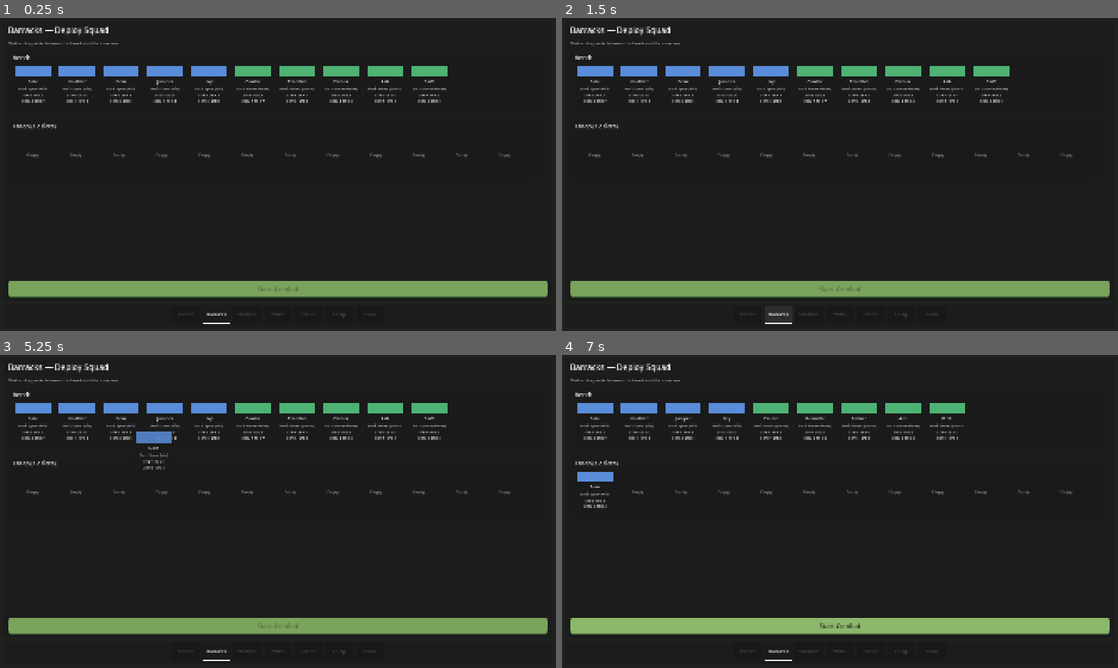
Above: before the commit, frames 1-4 (two rows, left to right).
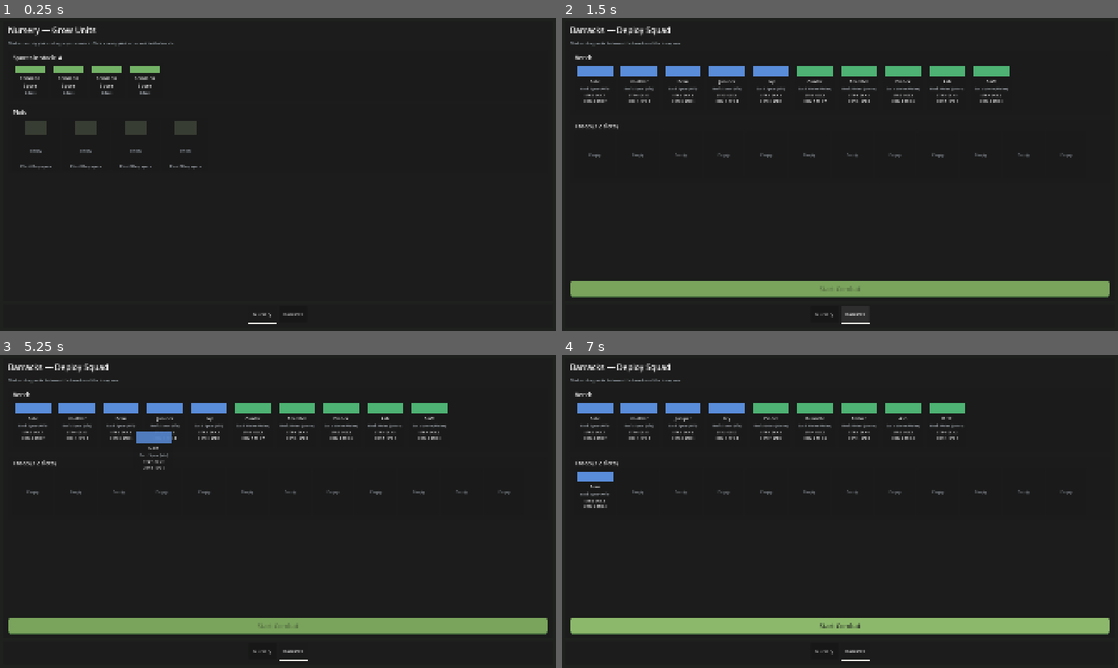
Above: after the commit, the same moments.

Repository: stonecauldron/mycelium-prototype
Game: Godot game, scene res://scenes/base/Base.tscn
Same seed, same stepped clock (60 frames per second), same inputs: the game is played once before the commit and once after it.
Inputs (mouse positions are in pixels of both pictures, inside the frame that each line leads up to):
- Up to frame 1 (0.25 s): no input
- Up to frame 2 (1.5 s): click "Barracks" (after the commit: "Nursery") at 0.5 s; click "Barracks" at 1.25 s
- Up to frame 3 (5.25 s): click "Barracks" (after the commit: "Nursery") at 2 s; click "Barracks" at 2.75 s; click "Barracks" (after the commit: "Nursery") at 3.5 s; click "Barracks" at 4.25 s; tap Enter at 5 s; drag from (33, 423) to (333, 442) at 5.02 s
- Up to frame 4 (7 s): drag from (639, 423) to (812, 574) at 5.77 s; move the mouse to (684, 423) at 6.52 s; click (684, 423) at 6.67 s

The runs differ from the first frame. In frame 1, 10% of the frame differs, in the area x 1-99%, y 2-98%; in frame 2, 0.1%; in frame 3, 0.1%; in frame 4, 0.1%.

Commit message:
Add nursery growth loop and weaken enemy roster tiers.
Co-authored-by: Cursor <cursoragent@cursor.com>

Diff:
--- /dev/null
+++ b/data/spores/common_spore.tres
@@ -0,0 +1,8 @@
+[gd_resource type="Resource" script_class="SporeData" load_steps=2 format=3]
+
+[ext_resource type="Script" path="res://scripts/nursery/SporeData.gd" id="1_spore"]
+
+[resource]
+script = ExtResource("1_spore")
+display_name = "Common Spore"
+days_to_mature = 2
--- /dev/null
+++ b/scenes/base/PlotTile.tscn
@@ -0,0 +1,50 @@
+[gd_scene load_steps=3 format=3]
+
+[ext_resource type="Script" path="res://scripts/base/PlotTile.gd" id="1_tile"]
+[ext_resource type="Theme" path="res://themes/default.tres" id="2_theme"]
+
+[node name="PlotTile" type="PanelContainer"]
+custom_minimum_size = Vector2(160, 180)
+theme = ExtResource("2_theme")
+script = ExtResource("1_tile")
+
+[node name="Margin" type="MarginContainer" parent="."]
+layout_mode = 2
+mouse_filter = 2
+theme_type_variation = &"SlotMargin"
+
+[node name="Stack" type="VBoxContainer" parent="Margin"]
+layout_mode = 2
+mouse_filter = 2
+theme_type_variation = &"TightVBox"
+
+[node name="VisualHost" type="CenterContainer" parent="Margin/Stack"]
+unique_name_in_owner = true
+custom_minimum_size = Vector2(0, 64)
+layout_mode = 2
+size_flags_horizontal = 3
+mouse_filter = 2
+
+[node name="PlaceholderVisual" type="ColorRect" parent="Margin/Stack/VisualHost"]
+unique_name_in_owner = true
+custom_minimum_size = Vector2(72, 48)
+layout_mode = 2
+mouse_filter = 2
+color = Color(0.22, 0.24, 0.2, 1)
+
+[node name="StateLabel" type="Label" parent="Margin/Stack"]
+unique_name_in_owner = true
+layout_mode = 2
+size_flags_vertical = 3
+theme_type_variation = &"PlaceholderLabel"
+text = "Empty"
+horizontal_alignment = 1
+vertical_alignment = 1
+autowrap_mode = 3
+
+[node name="HintLabel" type="Label" parent="Margin/Stack"]
+unique_name_in_owner = true
+layout_mode = 2
+theme_type_variation = &"CardMetaLabel"
+text = "Plant"
+horizontal_alignment = 1
--- /dev/null
+++ b/scenes/base/SporeCard.tscn
@@ -0,0 +1,40 @@
+[gd_scene load_steps=3 format=3]
+
+[ext_resource type="Script" path="res://scripts/base/SporeCard.gd" id="1_card"]
+[ext_resource type="Theme" path="res://themes/default.tres" id="2_theme"]
+
+[node name="SporeCard" type="PanelContainer"]
+clip_contents = true
+custom_minimum_size = Vector2(120, 100)
+theme = ExtResource("2_theme")
+script = ExtResource("1_card")
+
+[node name="Margin" type="MarginContainer" parent="."]
+layout_mode = 2
+theme_type_variation = &"CardMargin"
+
+[node name="VBox" type="VBoxContainer" parent="Margin"]
+layout_mode = 2
+theme_type_variation = &"CardVBox"
+
+[node name="Swatch" type="ColorRect" parent="Margin/VBox"]
+unique_name_in_owner = true
+custom_minimum_size = Vector2(0, 24)
+layout_mode = 2
+size_flags_horizontal = 3
+color = Color(0.45, 0.7, 0.4, 1)
+
+[node name="NameLabel" type="Label" parent="Margin/VBox"]
+unique_name_in_owner = true
+layout_mode = 2
+theme_type_variation = &"CardNameLabel"
+text = "Spore"
+horizontal_alignment = 1
+autowrap_mode = 3
+
+[node name="DaysLabel" type="Label" parent="Margin/VBox"]
+unique_name_in_owner = true
+layout_mode = 2
+theme_type_variation = &"CardMetaLabel"
+text = "2 days"
+horizontal_alignment = 1
--- /dev/null
+++ b/scenes/base/screens/NurseryScreen.tscn
@@ -0,0 +1,94 @@
+[gd_scene load_steps=3 format=3]
+
+[ext_resource type="Script" path="res://scripts/base/NurseryScreen.gd" id="1_screen"]
+[ext_resource type="Theme" path="res://themes/default.tres" id="2_theme"]
+
+[node name="NurseryScreen" type="Control"]
+layout_mode = 3
+anchors_preset = 15
+anchor_right = 1.0
+anchor_bottom = 1.0
+grow_horizontal = 2
+grow_vertical = 2
+theme = ExtResource("2_theme")
+script = ExtResource("1_screen")
+
+[node name="Margin" type="MarginContainer" parent="."]
+layout_mode = 1
+anchors_preset = 15
+anchor_right = 1.0
+anchor_bottom = 1.0
+grow_horizontal = 2
+grow_vertical = 2
+theme_type_variation = &"ScreenMargin"
+
+[node name="RootVBox" type="VBoxContainer" parent="Margin"]
+layout_mode = 2
+theme_type_variation = &"SectionVBox"
+
+[node name="Header" type="Label" parent="Margin/RootVBox"]
+layout_mode = 2
+theme_type_variation = &"PageTitleLabel"
+text = "Nursery — Grow Units"
+
+[node name="Subtitle" type="Label" parent="Margin/RootVBox"]
+layout_mode = 2
+theme_type_variation = &"PageSubtitleLabel"
+text = "Click an empty plot or drag a spore onto it. Click a ready plot to harvest to the bench."
+
+[node name="StockPanel" type="PanelContainer" parent="Margin/RootVBox"]
+custom_minimum_size = Vector2(0, 160)
+layout_mode = 2
+
+[node name="StockMargin" type="MarginContainer" parent="Margin/RootVBox/StockPanel"]
+layout_mode = 2
+theme_type_variation = &"PanelInnerMargin"
+
+[node name="StockVBox" type="VBoxContainer" parent="Margin/RootVBox/StockPanel/StockMargin"]
+layout_mode = 2
+theme_type_variation = &"TightVBox"
+
+[node name="StockLabel" type="Label" parent="Margin/RootVBox/StockPanel/StockMargin/StockVBox"]
+unique_name_in_owner = true
+layout_mode = 2
+theme_type_variation = &"SectionTitleLabel"
+text = "Spores in stock: 0"
+
+[node name="StockRow" type="HBoxContainer" parent="Margin/RootVBox/StockPanel/StockMargin/StockVBox"]
+unique_name_in_owner = true
+custom_minimum_size = Vector2(0, 100)
+layout_mode = 2
+theme_type_variation = &"TightHBox"
+
+[node name="PlotsPanel" type="PanelContainer" parent="Margin/RootVBox"]
+custom_minimum_size = Vector2(0, 220)
+layout_mode = 2
+
+[node name="PlotsMargin" type="MarginContainer" parent="Margin/RootVBox/PlotsPanel"]
+layout_mode = 2
+theme_type_variation = &"PanelInnerMargin"
+
+[node name="PlotsVBox" type="VBoxContainer" parent="Margin/RootVBox/PlotsPanel/PlotsMargin"]
+layout_mode = 2
+theme_type_variation = &"TightVBox"
+
+[node name="PlotsTitle" type="Label" parent="Margin/RootVBox/PlotsPanel/PlotsMargin/PlotsVBox"]
+layout_mode = 2
+theme_type_variation = &"SectionTitleLabel"
+text = "Plots"
+
+[node name="PlotRow" type="HBoxContainer" parent="Margin/RootVBox/PlotsPanel/PlotsMargin/PlotsVBox"]
+unique_name_in_owner = true
+custom_minimum_size = Vector2(0, 180)
+layout_mode = 2
+theme_type_variation = &"TightHBox"
+
+[node name="Spacer" type="Control" parent="Margin/RootVBox"]
+layout_mode = 2
+size_flags_vertical = 3
+
+[node name="StatusLabel" type="Label" parent="Margin/RootVBox"]
+unique_name_in_owner = true
+layout_mode = 2
+theme_type_variation = &"PageSubtitleLabel"
+text = ""
--- a/scripts/DaySummaryFeed.gd
+++ b/scripts/DaySummaryFeed.gd
@@ -25,6 +25,10 @@
 	)
 
 
+static func add_nursery_matured(spore_name: String, plot_index: int) -> void:
+	add_entry("%s matured in plot %d" % [spore_name, plot_index + 1])
+
+
 static func take_entries() -> Array[Dictionary]:
 	var copy: Array[Dictionary] = []
 	copy.assign(entries)
--- a/scripts/GameOver.gd
+++ b/scripts/GameOver.gd
@@ -11,5 +11,5 @@
 
 
 func _on_restart_pressed() -> void:
-	GameState.troop.reset()
+	GameState.reset_run()
 	SceneTransition.change_scene(_BASE_SCENE_PATH)
--- a/scripts/GameState.gd
+++ b/scripts/GameState.gd
@@ -2,3 +2,15 @@
 
 ## Session owner for persistent run state.
 var troop: TroopData = TroopData.new()
+var nursery: NurseryData = NurseryData.new()
+var current_day: int = 0
+
+
+func ensure_nursery_seeded() -> void:
+	nursery.seed_if_empty()
+
+
+func reset_run() -> void:
+	troop.reset()
+	nursery.reset()
+	current_day = 0
--- a/scripts/base/Base.gd
+++ b/scripts/base/Base.gd
@@ -1,25 +1,21 @@
 extends Control
 
-enum TabId { TAVERN, BARRACKS, STOCKPILE, WILDS, SHRINE, CAMP, RUINS }
+enum TabId { NURSERY, BARRACKS }
 
 const TAB_DEFS := [
-	{"id": TabId.TAVERN, "label": "Tavern", "enabled": false},
+	{"id": TabId.NURSERY, "label": "Nursery", "enabled": true},
 	{"id": TabId.BARRACKS, "label": "Barracks", "enabled": true},
-	{"id": TabId.STOCKPILE, "label": "Stockpile", "enabled": false},
-	{"id": TabId.WILDS, "label": "Wilds", "enabled": false},
-	{"id": TabId.SHRINE, "label": "Shrine", "enabled": false},
-	{"id": TabId.CAMP, "label": "Camp", "enabled": false},
-	{"id": TabId.RUINS, "label": "Ruins", "enabled": false},
 ]
 
 const SCREEN_SCENES := {
+	TabId.NURSERY: preload("res://scenes/base/screens/NurseryScreen.tscn"),
 	TabId.BARRACKS: preload("res://scenes/base/screens/TroopSelectionScreen.tscn"),
 }
 
 @onready var _content_host: Control = %ContentHost
 @onready var _tab_bar: HBoxContainer = %TabBar
 
-var _current_tab: TabId = TabId.BARRACKS
+var _current_tab: TabId = TabId.NURSERY
 var _current_screen: BaseScreen
 var _tab_buttons: Dictionary = {}
 var _tab_underlines: Dictionary = {}
@@ -27,7 +23,7 @@
 
 func _ready() -> void:
 	_build_tab_bar()
-	_select_tab(TabId.BARRACKS)
+	_select_tab(TabId.NURSERY)
 
 
 func _build_tab_bar() -> void:
--- /dev/null
+++ b/scripts/base/NurseryScreen.gd
@@ -0,0 +1,108 @@
+class_name NurseryScreen
+extends BaseScreen
+
+const _PLOT_TILE_SCENE := preload("res://scenes/base/PlotTile.tscn")
+const _SPORE_CARD_SCENE := preload("res://scenes/base/SporeCard.tscn")
+
+@onready var _stock_label: Label = %StockLabel
+@onready var _stock_row: HBoxContainer = %StockRow
+@onready var _plot_row: HBoxContainer = %PlotRow
+@onready var _status_label: Label = %StatusLabel
+
+var _tiles: Array[PlotTile] = []
+
+
+func _ready() -> void:
+	_build_plot_tiles()
+	_hydrate_and_refresh()
+
+
+func on_screen_shown() -> void:
+	_hydrate_and_refresh()
+
+
+func _hydrate_and_refresh() -> void:
+	GameState.ensure_nursery_seeded()
+	_refresh()
+
+
+func _build_plot_tiles() -> void:
+	for child in _plot_row.get_children():
+		child.queue_free()
+	_tiles.clear()
+	for i in NurseryData.PLOT_COUNT:
+		var tile: PlotTile = _PLOT_TILE_SCENE.instantiate()
+		_plot_row.add_child(tile)
+		tile.plot_pressed.connect(_on_plot_pressed)
+		tile.spore_dropped.connect(_on_spore_dropped)
+		_tiles.append(tile)
+
+
+func _refresh() -> void:
+	var nursery := GameState.nursery
+	var can_plant := not nursery.spore_stock.is_empty()
+	_stock_label.text = "Spores in stock: %d" % nursery.spore_stock.size()
+	_rebuild_stock_cards()
+	for i in _tiles.size():
+		var plot := nursery.plots[i] as NurseryPlotData if i < nursery.plots.size() else null
+		_tiles[i].setup(i, plot, can_plant)
+
+
+func _rebuild_stock_cards() -> void:
+	for child in _stock_row.get_children():
+		child.queue_free()
+	var stock := GameState.nursery.spore_stock
+	for i in stock.size():
+		var spore := stock[i] as SporeData
+		if spore == null:
+			continue
+		var card: SporeCard = _SPORE_CARD_SCENE.instantiate()
+		_stock_row.add_child(card)
+		card.setup(spore, i)
+
+
+func _on_plot_pressed(tile: PlotTile) -> void:
+	var nursery := GameState.nursery
+	if tile.plot_index < 0 or tile.plot_index >= nursery.plots.size():
+		return
+	var plot := nursery.plots[tile.plot_index] as NurseryPlotData
+	if plot == null:
+		return
+
+	match plot.get_state():
+		NurseryPlotData.State.EMPTY:
+			if nursery.spore_stock.is_empty():
+				_set_status("No spores left")
+				return
+			if nursery.plant(tile.plot_index):
+				_set_status("Planted spore in plot %d" % (tile.plot_index + 1))
+				_refresh()
+			else:
+				_set_status("Could not plant")
+		NurseryPlotData.State.GROWING:
+			_set_status("Still growing")
+		NurseryPlotData.State.READY:
+			var unit := nursery.harvest(tile.plot_index)
+			if unit == null:
+				_set_status("Could not harvest")
+				return
+			if not GameState.troop.is_seeded():
+				var empty_bench: Array[RosterUnitData] = []
+				GameState.troop.seed_if_empty(empty_bench)
+			GameState.troop.bench.append(unit)
+			GameState.troop.sort_bench()
+			_set_status("Harvested %s → bench" % unit.display_name)
+			_refresh()
+
+
+func _on_spore_dropped(tile: PlotTile, stock_index: int) -> void:
+	var nursery := GameState.nursery
+	if nursery.plant(tile.plot_index, stock_index):
+		_set_status("Planted spore in plot %d" % (tile.plot_index + 1))
+		_refresh()
+	else:
+		_set_status("Could not plant")
+
+
+func _set_status(text: String) -> void:
+	_status_label.text = text
--- /dev/null
+++ b/scripts/base/PlotTile.gd
@@ -0,0 +1,136 @@
+class_name PlotTile
+extends PanelContainer
+
+signal plot_pressed(tile: PlotTile)
+signal spore_dropped(tile: PlotTile, stock_index: int)
+
+const TILE_SIZE := Vector2(160, 180)
+
+var plot_index: int = 0
+var _plot: NurseryPlotData
+var _can_plant: bool = false
+var _base_modulate: Color = Color.WHITE
+
+@onready var _visual_host: CenterContainer = %VisualHost
+@onready var _placeholder: ColorRect = %PlaceholderVisual
+@onready var _state_label: Label = %StateLabel
+@onready var _hint_label: Label = %HintLabel
+
+
+func _ready() -> void:
+	mouse_filter = Control.MOUSE_FILTER_STOP
+	custom_minimum_size = TILE_SIZE
+	_base_modulate = modulate
+	_set_children_mouse_filter_ignore(self)
+	mouse_filter = Control.MOUSE_FILTER_STOP
+	mouse_exited.connect(clear_drop_highlight)
+	if _plot != null:
+		_refresh()
+
+
+func setup(index: int, plot: NurseryPlotData, can_plant: bool = false) -> void:
+	plot_index = index
+	_plot = plot
+	_can_plant = can_plant
+	if is_node_ready():
+		_refresh()
+	else:
+		ready.connect(_refresh, CONNECT_ONE_SHOT)
+
+
+func clear_drop_highlight() -> void:
+	modulate = _base_modulate
+
+
+func _set_children_mouse_filter_ignore(node: Node) -> void:
+	for child in node.get_children():
+		if child is Control:
+			(child as Control).mouse_filter = Control.MOUSE_FILTER_IGNORE
+		_set_children_mouse_filter_ignore(child)
+
+
+func _refresh() -> void:
+	if _plot == null:
+		_state_label.text = "—"
+		_hint_label.text = ""
+		_apply_visual_state()
+		return
+
+	match _plot.get_state():
+		NurseryPlotData.State.EMPTY:
+			_state_label.text = "Empty"
+			_hint_label.text = "Plant / Drop spore" if _can_plant else "No spores"
+			modulate = Color(1, 1, 1, 1.0) if _can_plant else Color(1, 1, 1, 0.65)
+			_base_modulate = modulate
+		NurseryPlotData.State.GROWING:
+			var spore_name := _plot.planted_spore.display_name if _plot.planted_spore else "Spore"
+			var needed := _plot.planted_spore.days_to_mature if _plot.planted_spore else 0
+			_state_label.text = "%s\nDay %d/%d" % [spore_name, _plot.days_grown, needed]
+			_hint_label.text = "Growing"
+			modulate = Color.WHITE
+			_base_modulate = modulate
+		NurseryPlotData.State.READY:
+			var ready_name := _plot.planted_spore.display_name if _plot.planted_spore else "Spore"
+			_state_label.text = ready_name
+			_hint_label.text = "Ready to harvest"
+			modulate = Color.WHITE
+			_base_modulate = modulate
+	_apply_visual_state()
+
+
+func _apply_visual_state() -> void:
+	## Hook for future plot art. Placeholder color encodes state for now.
+	if _placeholder == null:
+		return
+	if _plot == null:
+		_placeholder.color = Color(0.2, 0.22, 0.2, 1.0)
+		return
+	match _plot.get_state():
+		NurseryPlotData.State.EMPTY:
+			_placeholder.color = Color(0.22, 0.24, 0.2, 1.0)
+		NurseryPlotData.State.GROWING:
+			_placeholder.color = Color(0.28, 0.42, 0.28, 1.0)
+		NurseryPlotData.State.READY:
+			_placeholder.color = Color(0.45, 0.7, 0.35, 1.0)
+	# Keep VisualHost available for later TextureRect / sprout scenes.
+	if _visual_host != null:
+		_visual_host.visible = true
+
+
+func _gui_input(event: InputEvent) -> void:
+	if event is InputEventMouseButton:
+		var mouse := event as InputEventMouseButton
+		if mouse.button_index == MOUSE_BUTTON_LEFT and mouse.pressed:
+			plot_pressed.emit(self)
+			accept_event()
+
+
+func _can_drop_data(_at_position: Vector2, data: Variant) -> bool:
+	if typeof(data) != TYPE_DICTIONARY:
+		clear_drop_highlight()
+		return false
+	if str(data.get("type", "")) != "spore":
+		clear_drop_highlight()
+		return false
+	if _plot == null or _plot.get_state() != NurseryPlotData.State.EMPTY:
+		clear_drop_highlight()
+		return false
+	if not _can_plant:
+		clear_drop_highlight()
+		return false
+	modulate = Color(0.7, 1.0, 0.75, 1.0)
+	return true
+
+
+func _drop_data(_at_position: Vector2, data: Variant) -> void:
+	clear_drop_highlight()
+	if typeof(data) != TYPE_DICTIONARY:
+		return
+	if str(data.get("type", "")) != "spore":
+		return
+	spore_dropped.emit(self, int(data.get("stock_index", 0)))
+
+
+func _notification(what: int) -> void:
+	if what == NOTIFICATION_DRAG_END:
+		clear_drop_highlight()
--- /dev/null
+++ b/scripts/base/SporeCard.gd
@@ -0,0 +1,72 @@
+class_name SporeCard
+extends PanelContainer
+
+const CARD_SIZE := Vector2(120, 100)
+
+var spore: SporeData
+var stock_index: int = 0
+
+@onready var _name_label: Label = %NameLabel
+@onready var _days_label: Label = %DaysLabel
+@onready var _swatch: ColorRect = %Swatch
+
+
+func setup(spore_data: SporeData, index: int) -> void:
+	spore = spore_data
+	stock_index = index
+	if is_node_ready():
+		_refresh()
+	else:
+		ready.connect(_refresh, CONNECT_ONE_SHOT)
+
+
+func reset_compact_layout() -> void:
+	set_anchors_and_offsets_preset(Control.PRESET_TOP_LEFT)
+	anchor_right = anchor_left
+	anchor_bottom = anchor_top
+	offset_left = 0.0
+	offset_top = 0.0
+	offset_right = CARD_SIZE.x
+	offset_bottom = CARD_SIZE.y
+	custom_minimum_size = CARD_SIZE
+	size = CARD_SIZE
+	size_flags_horizontal = Control.SIZE_SHRINK_BEGIN
+	size_flags_vertical = Control.SIZE_SHRINK_BEGIN
+
+
+func _ready() -> void:
+	mouse_filter = Control.MOUSE_FILTER_STOP
+	_set_children_mouse_filter_ignore(self)
+	mouse_filter = Control.MOUSE_FILTER_STOP
+	reset_compact_layout()
+	if spore != null:
+		_refresh()
+
+
+func _set_children_mouse_filter_ignore(node: Node) -> void:
+	for child in node.get_children():
+		if child is Control:
+			(child as Control).mouse_filter = Control.MOUSE_FILTER_IGNORE
+		_set_children_mouse_filter_ignore(child)
+
+
+func _refresh() -> void:
+	if spore == null:
+		return
+	_name_label.text = spore.display_name
+	_days_label.text = "%d days" % spore.days_to_mature
+	_swatch.color = Color(0.45, 0.7, 0.4, 1.0)
+
+
+func _get_drag_data(_at_position: Vector2) -> Variant:
+	if spore == null:
+		return null
+	var preview := duplicate() as SporeCard
+	preview.modulate = Color(1, 1, 1, 0.85)
+	preview.reset_compact_layout()
+	set_drag_preview(preview)
+	return {
+		"type": "spore",
+		"stock_index": stock_index,
+		"spore": spore,
+	}
--- a/scripts/base/TroopSelectionScreen.gd
+++ b/scripts/base/TroopSelectionScreen.gd
@@ -248,7 +248,7 @@
 func _make_default_enemy_roster() -> Array[RosterUnitData]:
 	var enemy: Array[RosterUnitData] = []
 	for i in 4:
-		enemy.append(_make_unit("Enemy Melee %d" % (i + 1), UnitStatsData.PowerTier.AVERAGE, _MELEE_WEAPON))
+		enemy.append(_make_unit("Enemy Melee %d" % (i + 1), UnitStatsData.PowerTier.WEAK, _MELEE_WEAPON))
 	for i in 4:
-		enemy.append(_make_unit("Enemy Spear %d" % (i + 1), UnitStatsData.PowerTier.AVERAGE, _SPEAR_WEAPON))
+		enemy.append(_make_unit("Enemy Spear %d" % (i + 1), UnitStatsData.PowerTier.WEAK, _SPEAR_WEAPON))
 	return enemy
--- a/scripts/combat/CombatStage.gd
+++ b/scripts/combat/CombatStage.gd
@@ -133,6 +133,14 @@
 		DaySummaryFeed.clear()
 		for unit in _fallen_units:
 			DaySummaryFeed.add_fallen_unit(unit)
+		GameState.ensure_nursery_seeded()
+		GameState.current_day += 1
+		var matured := GameState.nursery.advance_day()
+		for entry in matured:
+			DaySummaryFeed.add_nursery_matured(
+				str(entry.get("spore_name", "Spore")),
+				int(entry.get("plot_index", 0))
+			)
 		SceneTransition.change_scene(_DAY_SUMMARY_SCENE_PATH)
 
 
--- /dev/null
+++ b/scripts/nursery/NurseryData.gd
@@ -0,0 +1,113 @@
+class_name NurseryData
+extends Resource
+
+const PLOT_COUNT := 4
+const STARTER_SPORE_COUNT := 4
+const _COMMON_SPORE_PATH := "res://data/spores/common_spore.tres"
+const _SPEAR_WEAPON_PATH := "res://data/weapons/basic_spear.tres"
+
+const _HARVEST_NAMES: Array[String] = [
+	"Moss",
+	"Sprout",
+	"Thorn",
+	"Pollen",
+	"Mycel",
+	"Sporeling",
+	"Cap",
+	"Hypha",
+]
+
+@export var plots: Array = []
+@export var spore_stock: Array[SporeData] = []
+
+var _seeded: bool = false
+
+
+func _init() -> void:
+	_ensure_plot_count()
+
+
+func is_seeded() -> bool:
+	return _seeded
+
+
+func seed_if_empty() -> void:
+	if _seeded:
+		return
+	_ensure_plot_count()
+	spore_stock.clear()
+	var common_spore := load(_COMMON_SPORE_PATH) as SporeData
+	if common_spore != null:
+		for _i in STARTER_SPORE_COUNT:
+			spore_stock.append(common_spore)
+	_seeded = true
+
+
+func reset() -> void:
+	plots.clear()
+	spore_stock.clear()
+	_seeded = false
+	_ensure_plot_count()
+
+
+func plant(plot_index: int, stock_index: int = 0) -> bool:
+	if plot_index < 0 or plot_index >= plots.size():
+		return false
+	if stock_index < 0 or stock_index >= spore_stock.size():
+		return false
+	var plot := plots[plot_index] as NurseryPlotData
+	if plot == null or not plot.is_empty():
+		return false
+	var spore := spore_stock[stock_index] as SporeData
+	if spore == null:
+		return false
+	spore_stock.remove_at(stock_index)
+	plot.planted_spore = spore
+	plot.days_grown = 0
+	return true
+
+
+func advance_day() -> Array[Dictionary]:
+	var matured: Array[Dictionary] = []
+	for i in plots.size():
+		var plot := plots[i] as NurseryPlotData
+		if plot == null or plot.planted_spore == null:
+			continue
+		if plot.get_state() != NurseryPlotData.State.GROWING:
+			continue
+		plot.days_grown += 1
+		if plot.get_state() != NurseryPlotData.State.READY:
+			continue
+		matured.append({
+			"plot_index": i,
+			"spore_name": plot.planted_spore.display_name,
+		})
+	return matured
+
+
+func harvest(plot_index: int) -> RosterUnitData:
+	if plot_index < 0 or plot_index >= plots.size():
+		return null
+	var plot := plots[plot_index] as NurseryPlotData
+	if plot == null or not plot.can_harvest():
+		return null
+	var unit := _make_harvest_unit()
+	plot.clear()
+	return unit
+
+
+func _make_harvest_unit() -> RosterUnitData:
+	var weapon := load(_SPEAR_WEAPON_PATH) as WeaponData
+	var stats := UnitStatsData.create_for_tier(UnitStatsData.PowerTier.AVERAGE)
+	var unit_name: String = str(_HARVEST_NAMES[randi() % _HARVEST_NAMES.size()])
+	return RosterUnitData.create(unit_name, stats, weapon)
+
+
+func _ensure_plot_count() -> void:
+	while plots.size() < PLOT_COUNT:
+		plots.append(NurseryPlotData.new())
+	if plots.size() > PLOT_COUNT:
+		plots.resize(PLOT_COUNT)
+	for i in plots.size():
+		if plots[i] == null:
+			plots[i] = NurseryPlotData.new()
--- /dev/null
+++ b/scripts/nursery/NurseryPlotData.gd
@@ -0,0 +1,28 @@
+class_name NurseryPlotData
+extends Resource
+
+enum State { EMPTY, GROWING, READY }
+
+@export var planted_spore: SporeData
+@export var days_grown: int = 0
+
+
+func is_empty() -> bool:
+	return planted_spore == null
+
+
+func can_harvest() -> bool:
+	return get_state() == State.READY
+
+
+func get_state() -> State:
+	if planted_spore == null:
+		return State.EMPTY
+	if days_grown >= planted_spore.days_to_mature:
+		return State.READY
+	return State.GROWING
+
+
+func clear() -> void:
+	planted_spore = null
+	days_grown = 0
--- /dev/null
+++ b/scripts/nursery/SporeData.gd
@@ -0,0 +1,5 @@
+class_name SporeData
+extends Resource
+
+@export var display_name: String = "Spore"
+@export_range(1, 99, 1) var days_to_mature: int = 2
Not shown, added: scripts/base/NurseryScreen.gd.uid
Not shown, added: scripts/base/PlotTile.gd.uid
Not shown, added: scripts/base/SporeCard.gd.uid
Not shown, added: scripts/nursery/NurseryData.gd.uid
Not shown, added: scripts/nursery/NurseryPlotData.gd.uid
Not shown, added: scripts/nursery/SporeData.gd.uid
